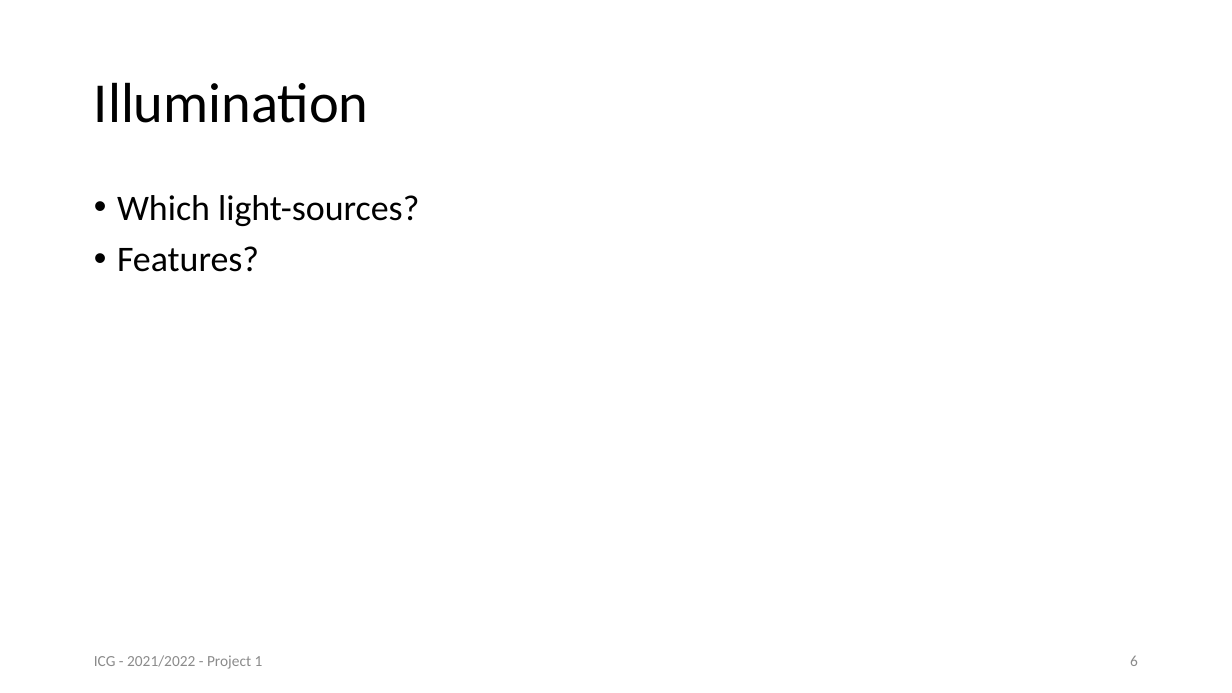
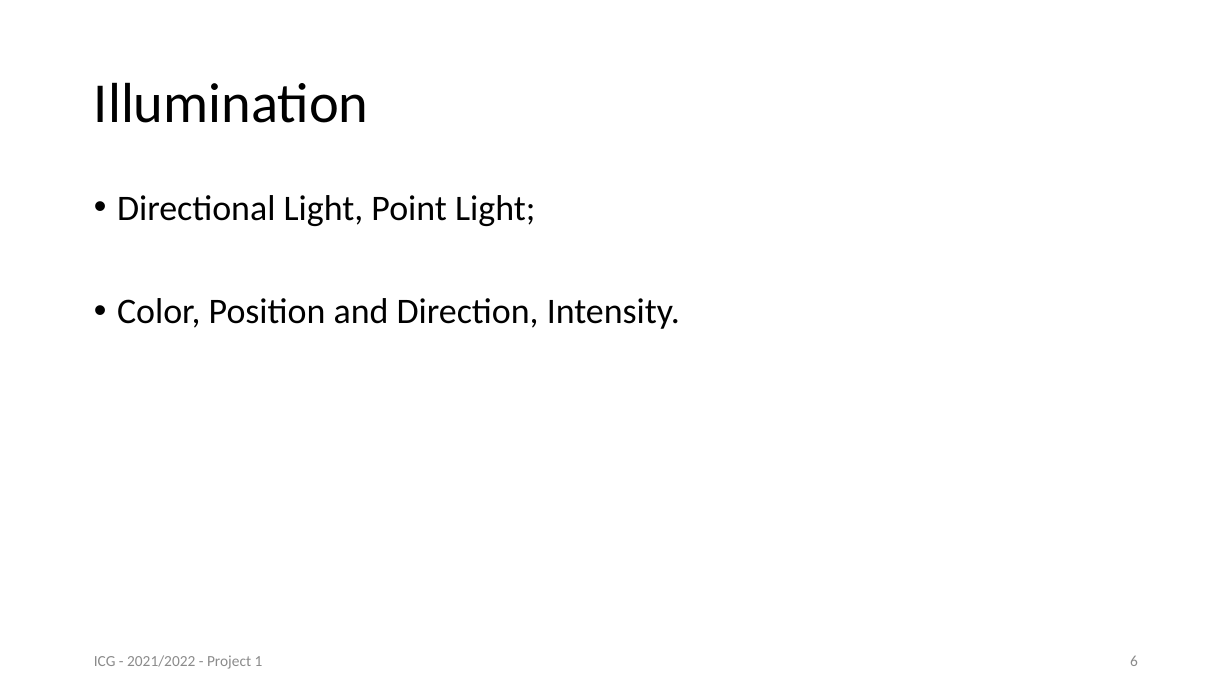
Before and after one commit to joaogasparp/leci_3ano, a slide deck: slide 6 of 2semestre/ICG/project/docs/Slides_Skeleton.pptx. Drawn at 1232x693 pixels with LibreOffice and Linux fonts; fonts in the diff are those of the drawing. Boxes give left, top, right and bottom in pixels: in the first picture for what was removed or moved away, otherwise in the second. Text is boxed around its words. In the diff, an @@ line names an element or a change of style, - is before the commit and + after.

```diff
--- a/2semestre/ICG/project/docs/Slides_Skeleton.pptx
+++ b/2semestre/ICG/project/docs/Slides_Skeleton.pptx
@@ text at [117,195,680,329]: text changed @@
-• Which light-sources?
-• Features?
+• Directional Light, Point Light;
+• Color, Position and Direction, Intensity.
```
Also in this commit, not shown: 5 other slides changed, 1 other file.
